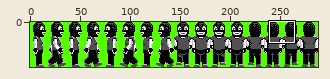
Edited in one commit: sprite sheet (public/img/player.png). The picture above shows the old version from afar; the outline marks the close-up.
Close-up. Before:
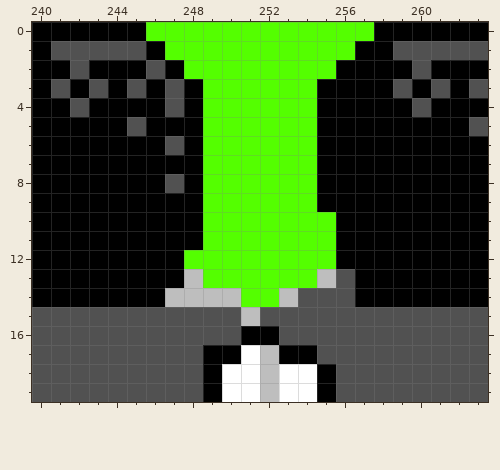
The file is 288x45 pixels. Pixels under 10% opacity are left out. Shown: x 240..263, y 0..19. The commit also changed other parts of the picture, which this record leaves out.
And afterwards:
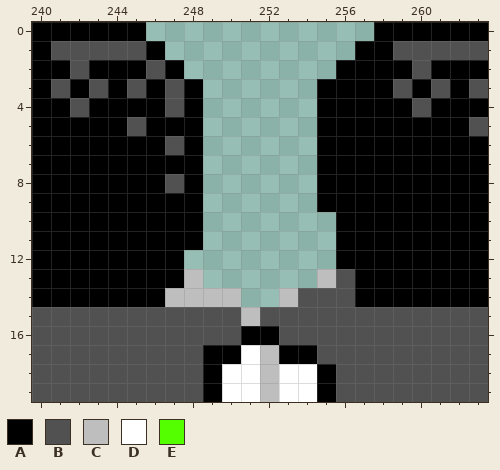
Palette (. is transparent): A #000000  B #515151  C #bebebe  D #ffffff  E #54ff00
Difference:
Colour E is removed in row 0 at x 246 to 257; in row 1 at x 247 to 256; in row 2 at x 248 to 255; in rows 3 to 9 at x 249 to 254; in rows 10 to 11 at x 249 to 255; in row 12 at x 248 to 255.
Colour E is removed in row 13 at x 249 to 254; in row 14 at x 251 to 252.
